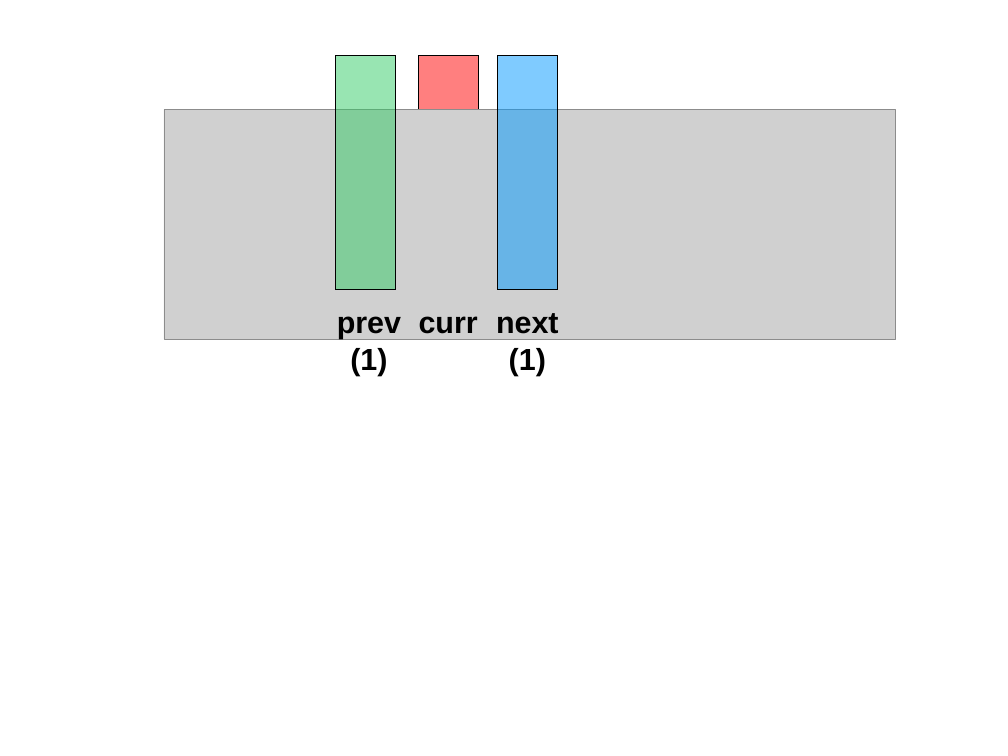
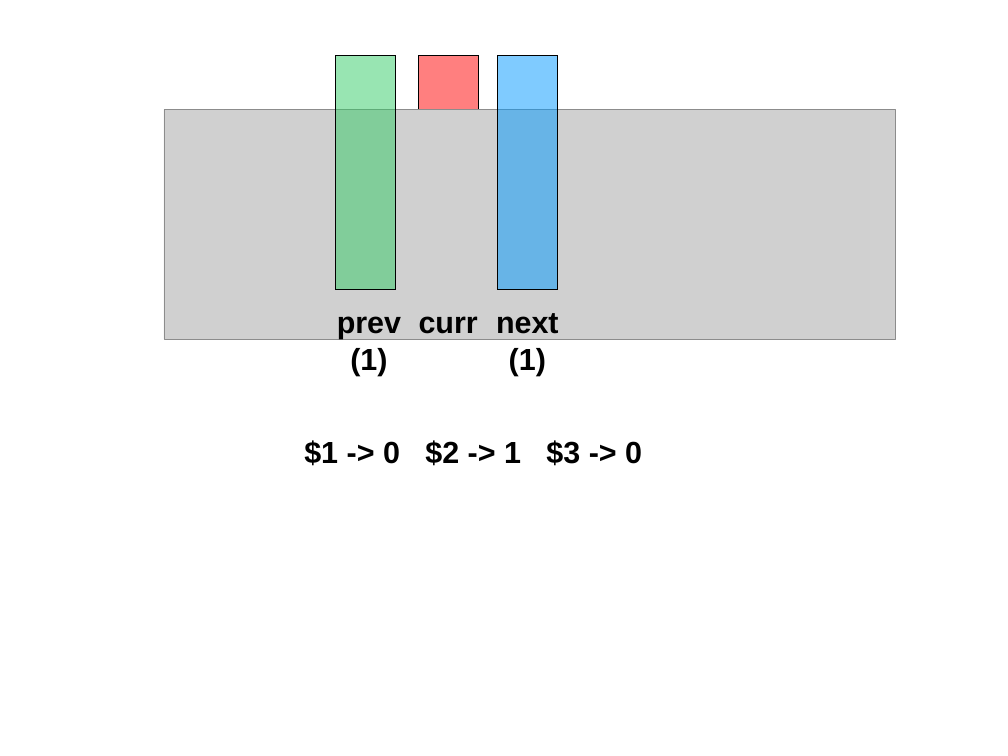
Before and after one commit to waseemilahi/drul, a slide deck: slide 5 of Presentation/MapperAnimation.odp. Drawn at 1008x756 pixels with LibreOffice and Linux fonts; fonts in the diff are those of the drawing; grey boxes stand for pictures. Boxes give left, top, right and bottom in pixels: in the first picture for what was removed or moved away, otherwise in the second. Text is boxed around its words. In the diff, an @@ line names an element or a change of style, - is before the commit and + after.

```diff
--- a/Presentation/MapperAnimation.odp
+++ b/Presentation/MapperAnimation.odp
@@ text added at box(304, 440, 642, 466), 24 pt, text #000000, bold @@
+$1 -> 0 $2 -> 1 $3 -> 0
```
Also in this commit, not shown: 3 other slides changed, 9 slides added, 9 slides removed.
